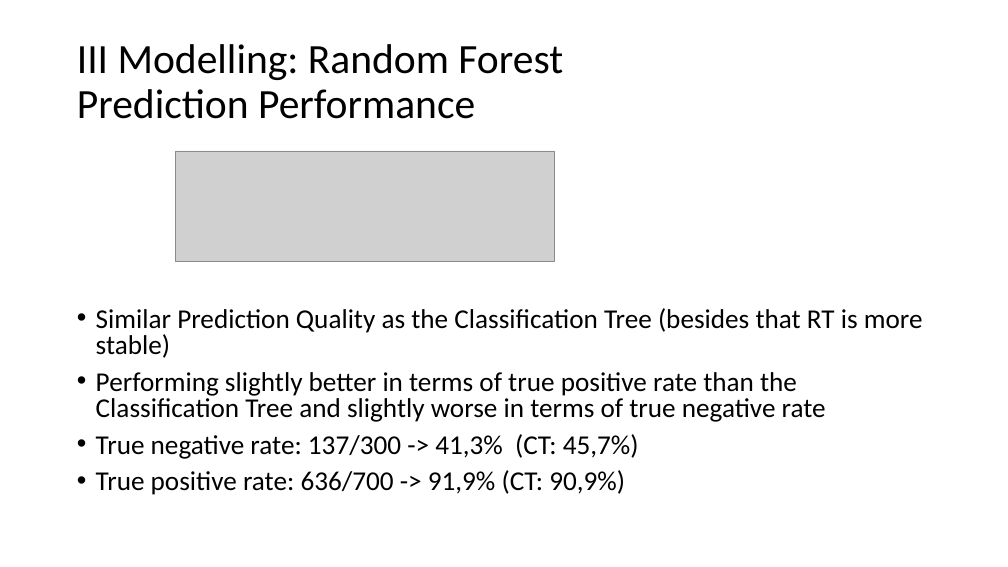
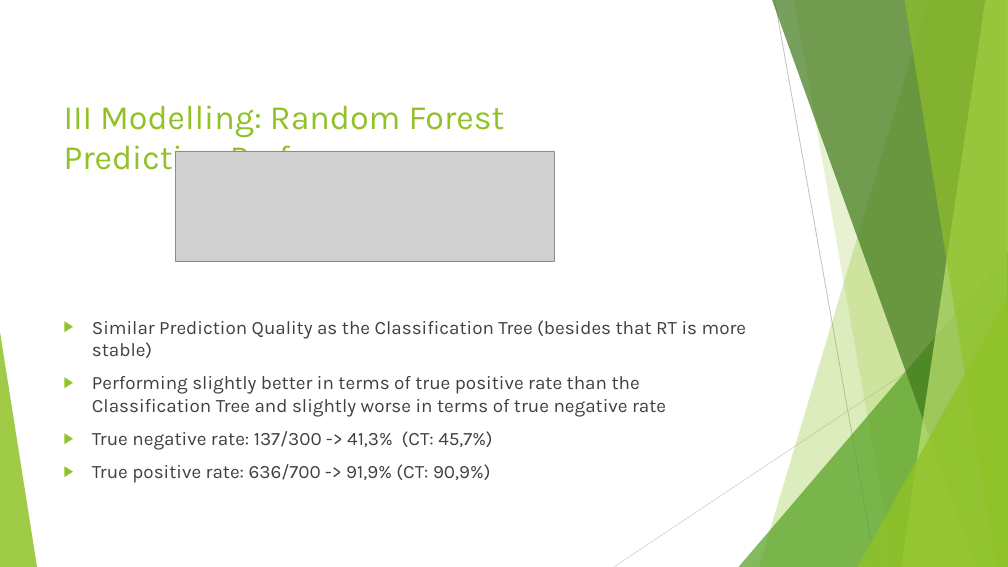
Before and after one commit to RafiKueng/Spoe_Kreditrisiko, a slide deck: slide 18 of Praesentation/Presentation.pptx (slide 13 before the commit). Drawn at 1008x567 pixels with LibreOffice and Linux fonts; fonts in the diff are those of the drawing; grey boxes stand for pictures. Boxes give left, top, right and bottom in pixels: in the first picture for what was removed or moved away, otherwise in the second. Text is boxed around its words. In the diff, an @@ line names an element or a change of style, - is before the commit and + after.

```diff
--- a/Praesentation/Presentation.pptx
+++ b/Praesentation/Presentation.pptx
@@ title "III Modelling: Random Forest Prediction ...": place and size @@
-title "III Modelling: Random Forest Prediction ..." at [77,44,563,119]
+title "III Modelling: Random Forest Prediction ..." at [64,105,505,178]
@@ title "III Modelling: Random Forest Prediction ..." at [64,105,505,178]: size 39.6 to 32.4 pt, font Calibri to Karla, text colour #000000 to #90C226; line spacing 0.9 to 1; vertical alignment middle to top @@
@@ text "Similar Prediction Quality as the ...": place and size @@
-text "Similar Prediction Quality as the ..." at [96,308,923,495]
+text "Similar Prediction Quality as the ..." at [92,320,747,483]
@@ text "Similar Prediction Quality as the ..." at [92,320,747,483]: size 25.9 to 18 pt, font Calibri to Karla, text colour #000000 to #404040; bullet • to ▶; line spacing 0.8 to 1 @@
@@ group added at [0,0,1008,567]: 5 freeform shapes, 3 triangles, 2 lines @@
```
Also in this commit, not shown: 13 other slides changed, 5 slides added.
